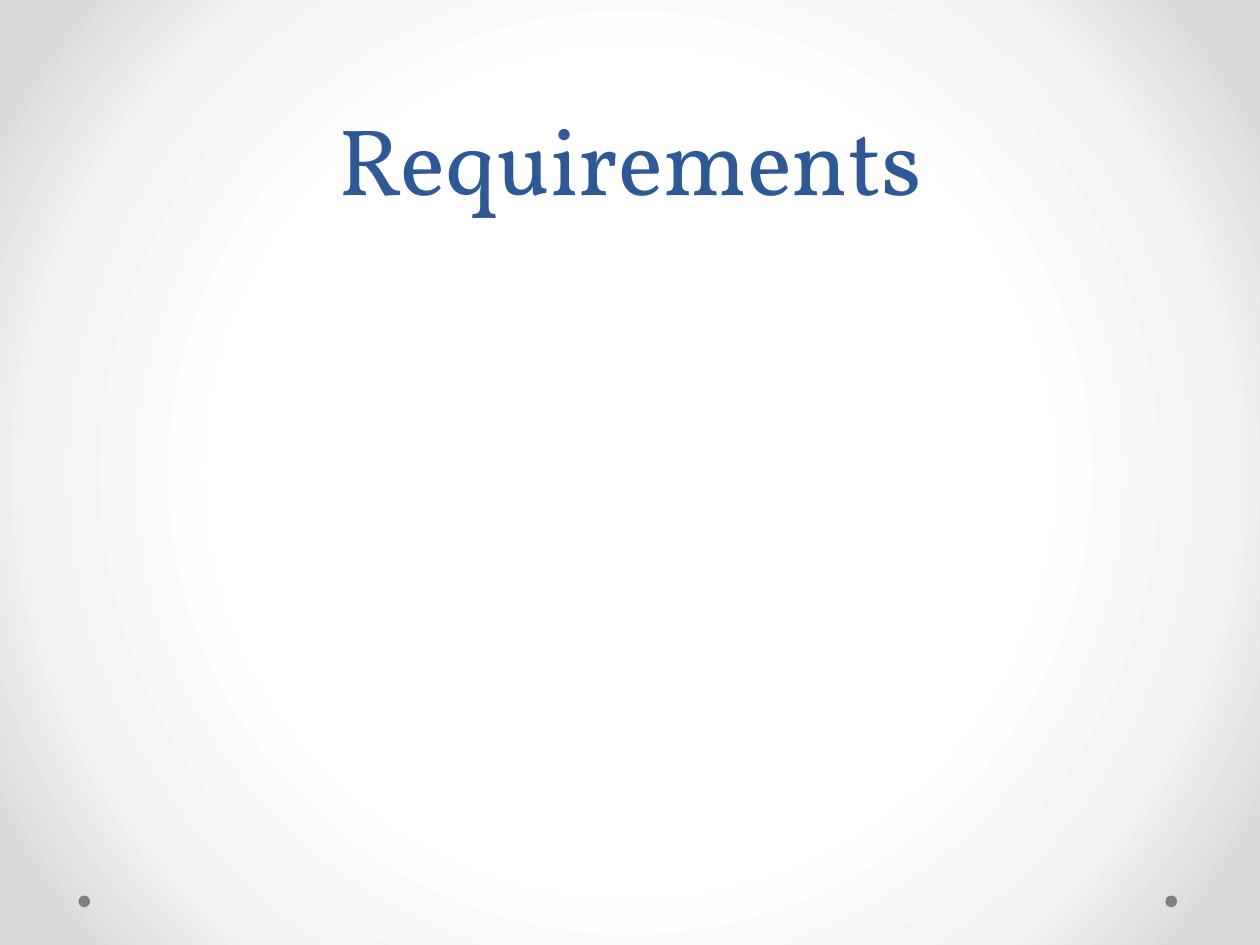
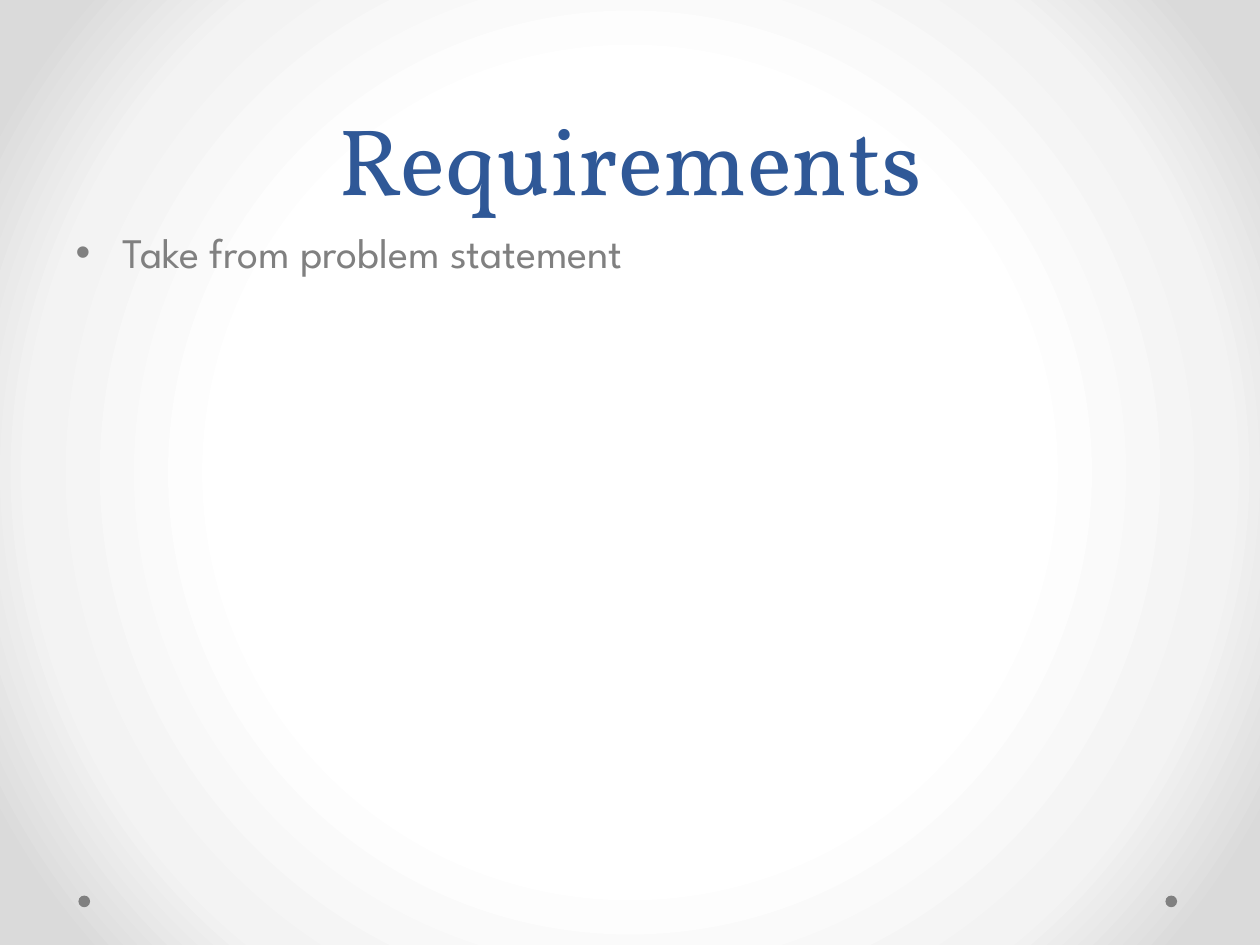
Before and after one commit to pohltm/Battle, a slide deck: slide 3 of Documents/Project Presentation/Battleship Project Presentation.pptx. Drawn at 1260x945 pixels with LibreOffice and Linux fonts; fonts in the diff are those of the drawing. Boxes give left, top, right and bottom in pixels: in the first picture for what was removed or moved away, otherwise in the second. Text is boxed around its words. In the diff, an @@ line names an element or a change of style, - is before the commit and + after.

```diff
--- a/Documents/Project Presentation/Battleship Project Presentation.pptx
+++ b/Documents/Project Presentation/Battleship Project Presentation.pptx
@@ text added at (123,238,622,277), 24 pt, text #808080 @@
+• Take from problem statement
```
Also in this commit, not shown: 7 other slides changed.
